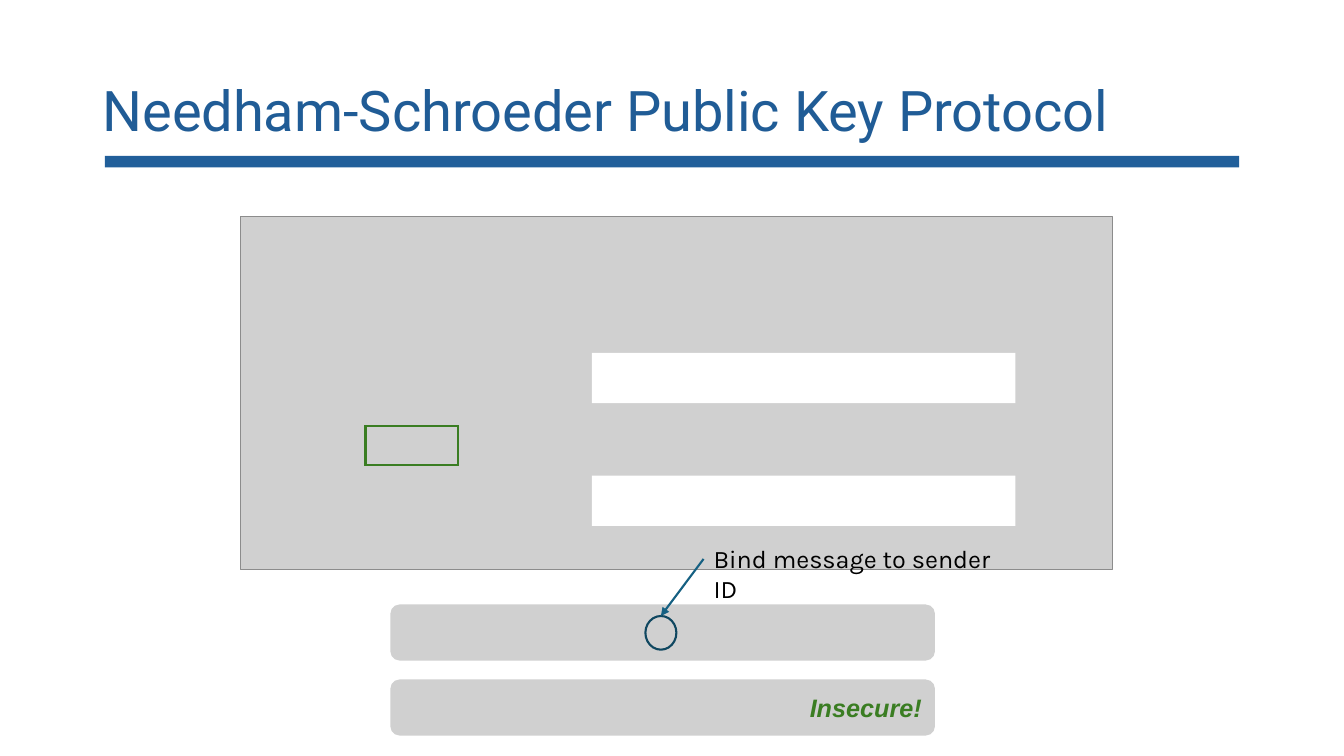
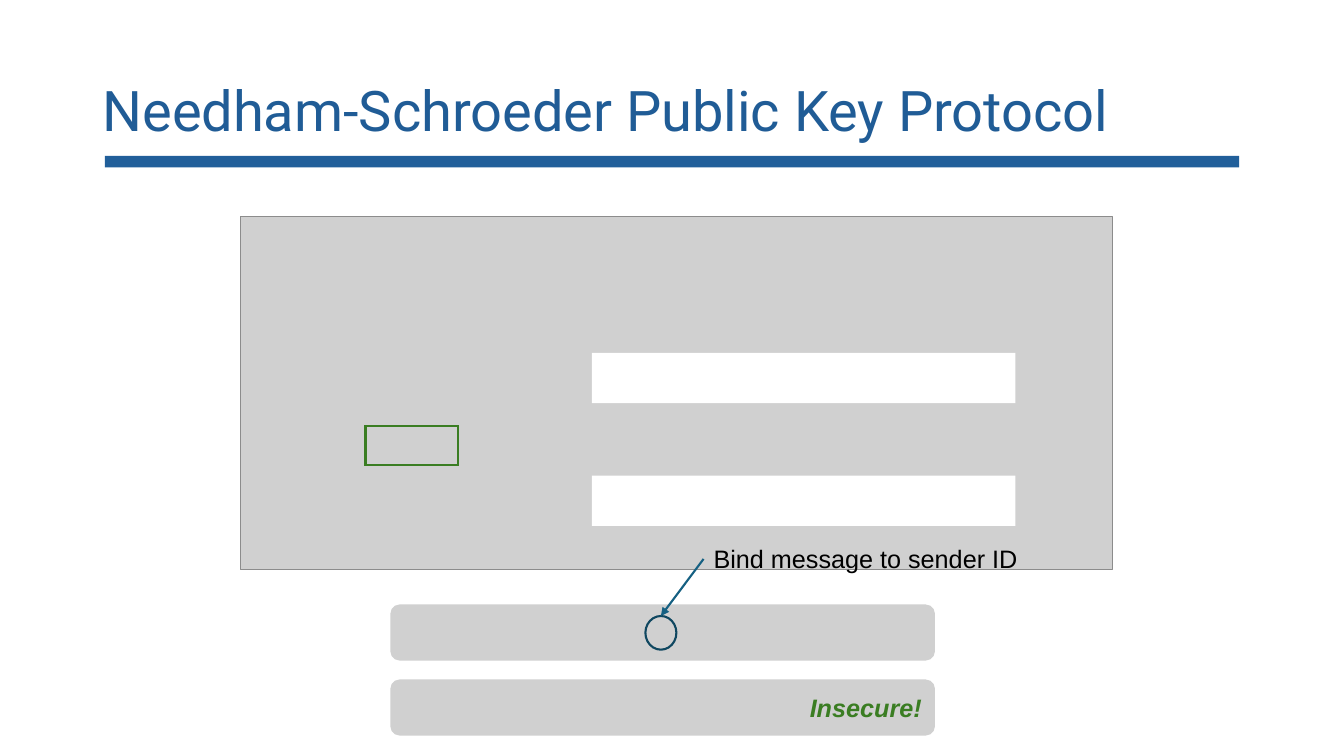
Before and after one commit to lorchrob/comp_slides, a slide deck: slide 74 of comp.pptx. Drawn at 1344x756 pixels with LibreOffice and Linux fonts; fonts in the diff are those of the drawing; grey boxes stand for pictures. Boxes give left, top, right and bottom in pixels: in the first picture for what was removed or moved away, otherwise in the second. Text is boxed around its words. In the diff, an @@ line names an element or a change of style, - is before the commit and + after.

```diff
--- a/comp.pptx
+++ b/comp.pptx
@@ text "Bind message to sender ID" at (714,549,1017,574): font Karla to Arial @@
```
Also in this commit, not shown: 13 other slides changed.
